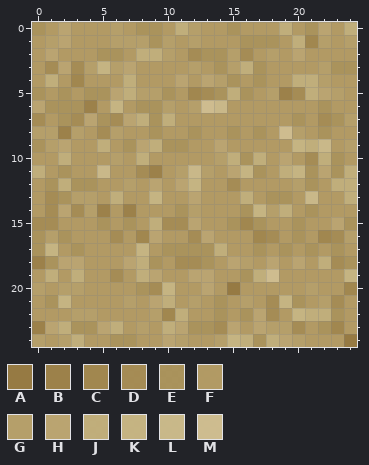
A pixel-art sprite gets an edit: res/sand.png. That is the earlier state.
The file is 50x50 pixels, drawn in blocks of 2x2; one block is one cell here. Colours within 5 levels of each other are drawn and written as one.
Palette (. is transparent): A #997c43f7  B #9f834af7  C #a4894ff7  D #a88e55f7  E #ad955cf7  F #b59d65f7  G #b9a26bf7  H #bea772f7  J #c4b17cf7  K #c9b784f7  L #cdbc8bf7  M #d2c091f7
The result:
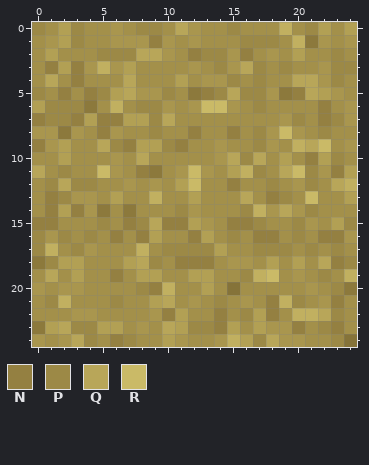
Colours new in this view: N #948041  P #9c8946  Q #b8a659  R #caba67
Edits made:
colour A: #997c43f7 -> #857339
colour B: #9f834af7 -> #8c793c
colour F: #b59d65f7 -> #a3904a
colour G: #b9a26bf7 -> #a9964e
colour H: #bea772f7 -> #b2a054
colour K: #c9b784f7 -> #c1b060
Changed rows in their new state; - is a pixel that keeps its letter.
first column x 0:
 0 P--P----PP-Q---P---K-P--H
 1 ---P-----N------PPP-KB---
 2 -----PPPQQ--NPP-N------P-
 3 -N-N----------P-QP-P---PP
 4 -Q-N---Q-----G-P-P--QQ-P-
 5 P-N-NP-Q--P-BNPQPP--NQ---
 6 -PPP----PP---RRG-P----N-G
 7 NPPN-NN-HPQ--------GP-NP-
 8 -----N---P--N--N-PGR--P--
 9 N----QPN-HPN--G--PG--QR--
10 --H-----Q------QPQ---NHP-
11 Q-P--RG-N---R----P-QRPGNH
12 -PQPP----G--R--N--P--P-QK
13 -NP---H---------Q-NP-R--H
14 -N-N-------P----P--QGP---
15 NN---P-NPQNN-G-NNP--PG--P
16 P-P-P-N-N---N--P-NN-P-NN-
17 P--PG-----PPPPH--PPP-P-P-
18 -P------QP-NNN-G------QNP
19 -Q-H--N-H-------PKR-G-P--
20 --------PN-------------PB
21 -P----PF--Q---P---N-P--N-
22 ----------NH--N-P-N--KQP-
23 --QPP-H---Q-PPN-----N-PN-
24 ---QP-NP--------HPQG---P-
